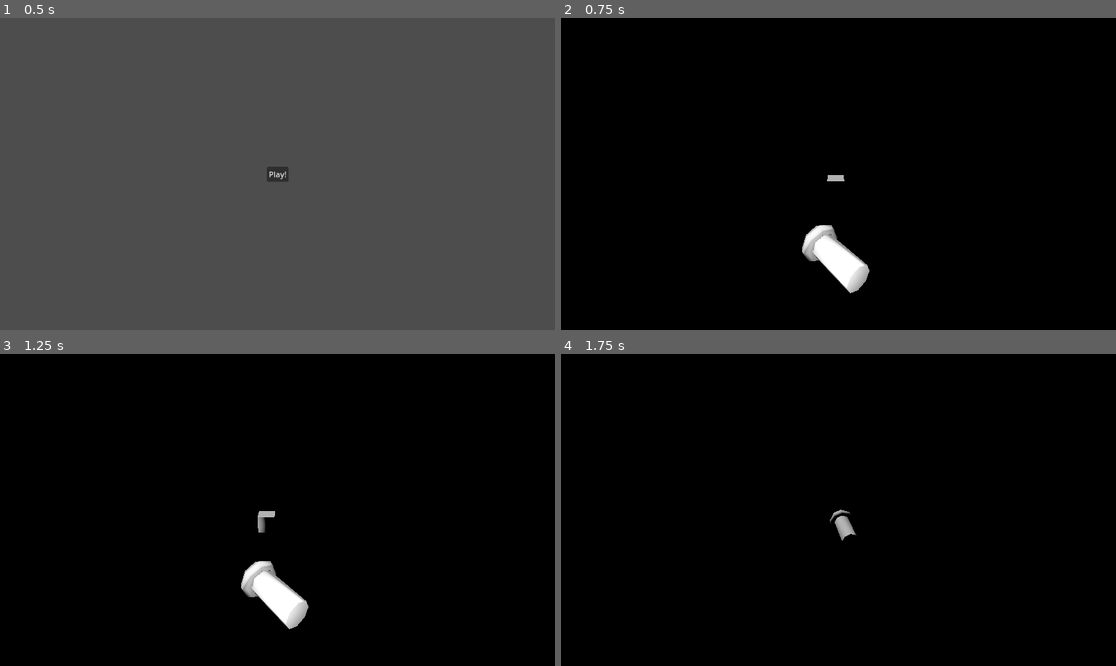
Above: before the commit, frames 1-4 (two rows, left to right).
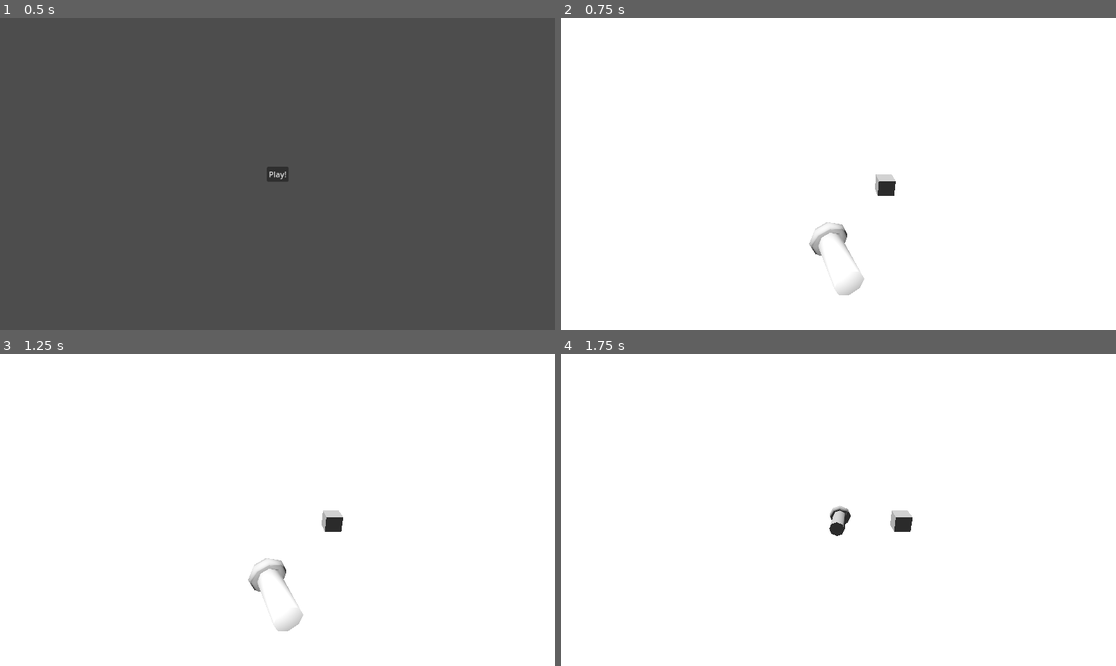
Above: after the commit, the same moments.

Repository: bsu-cs315/e3-hovell
Game: Godot game, scene res://title/title.tscn
Two runs of this game, one before a commit and one after it. Both use one fixed random seed, a clock stepped at 60 frames per second and the inputs below.
Inputs:
- Up to frame 1 (0.5 s): no input
- Up to frame 2 (0.75 s): click "Play!" at 0.5 s
- Up to frame 3 (1.25 s): no input
- Up to frame 4 (1.75 s): hold D (move_right) from 1.28 s (still down); tap Space (throw) at 1.35 s

Frame 1 is identical in both runs. In frame 2, 99% of the frame differs, in the area x 0-100%, y 0-100%; in frame 3, 99%; in frame 4, 100%.

Commit message:
Add ghost respawning after being hit

Diff:
--- a/project/flashlight/flashlight.tscn
+++ b/project/flashlight/flashlight.tscn
@@ -23,5 +23,4 @@
 transform = Transform3D(1, 0, 0, 0, 1, 0, 0, 0, 1, -1.17334e-08, 0, -1.19843)
 light_energy = 50.0
 light_size = 1.0
-spot_attenuation = 0.5
 spot_angle = 40.0
--- a/project/ghost/ghost.gd
+++ b/project/ghost/ghost.gd
@@ -1,10 +1,22 @@
 class_name Ghost
 extends RigidBody3D
 
-var moving_left : bool = true
+signal ghost_hit
+
+var moving_left : bool
+
+func _ready() -> void:
+	var starting_dir = randi_range(0, 1)
+	if starting_dir == 0:
+		moving_left = false
+	else:
+		moving_left = true
+
 
 func _on_body_entered(_body: Node) -> void:
-		$".".queue_free()
+	ghost_hit.emit()
+	$".".queue_free()
+
 
 func _physics_process(delta: float) -> void:
 	if position.z < 5 and not moving_left:
--- a/project/hand/hand.gd
+++ b/project/hand/hand.gd
@@ -35,7 +35,7 @@
 	_flashlight_object = load("res://flashlight/flashlight.tscn").instantiate()
 	get_parent().add_child(_flashlight_object)
 	_flashlight_object.global_position = global_position
-	_flashlight_object.rotation.y = -70
+	_flashlight_object.global_rotation_degrees.y = -70
 
 
 func _throw_flashlight() -> void:
--- /dev/null
+++ b/project/level/level.gd
@@ -0,0 +1,21 @@
+class_name Level
+extends Node3D
+
+@onready var _ghost_object : Ghost
+
+func _ready() -> void:
+	spawn_ghost()
+
+
+func spawn_ghost() -> void:
+	print ("spawn new ghost!")
+	_ghost_object = load("res://ghost/ghost.tscn").instantiate()
+	get_parent().add_child(_ghost_object)
+	var position_z = randf_range(-5, 5)
+	_ghost_object.global_position = Vector3(6, 0, position_z)
+	_ghost_object.connect("ghost_hit", _on_ghost_entered)
+
+
+func _on_ghost_entered() -> void:
+
+	spawn_ghost()
--- a/project/level/level.tscn
+++ b/project/level/level.tscn
@@ -1,6 +1,6 @@
 [gd_scene load_steps=6 format=3 uid="uid://dc3bvr2o0hynu"]
 
-[ext_resource type="PackedScene" uid="uid://bbyqxrr3ss2vf" path="res://ghost/ghost.tscn" id="1_5khvy"]
+[ext_resource type="Script" path="res://level/level.gd" id="1_qhi5n"]
 [ext_resource type="PackedScene" uid="uid://c354qphmg5403" path="res://hand/hand.tscn" id="2_v455f"]
 
 [sub_resource type="ProceduralSkyMaterial" id="ProceduralSkyMaterial_xwvdu"]
@@ -11,19 +11,18 @@
 sky_material = SubResource("ProceduralSkyMaterial_xwvdu")
 
 [sub_resource type="Environment" id="Environment_kyqa6"]
-background_mode = 1
 sky = SubResource("Sky_kmdl4")
 tonemap_mode = 2
 glow_enabled = true
 
 [node name="Level" type="Node3D"]
+script = ExtResource("1_qhi5n")
 
 [node name="WorldSun" type="DirectionalLight3D" parent="."]
 transform = Transform3D(-0.866023, -0.433016, 0.250001, 0, 0.499998, 0.866027, -0.500003, 0.749999, -0.43301, 0, 0, 0)
 light_indirect_energy = 10.0
 light_volumetric_fog_energy = 10.0
 shadow_enabled = true
-sky_mode = 1
 
 [node name="SpotLight3D" type="SpotLight3D" parent="."]
 transform = Transform3D(-4.37114e-08, 0.348572, -0.937282, 0, 0.937282, 0.348572, 1, 1.52366e-08, -4.09699e-08, -2.967, 1.43, 0)
@@ -34,9 +33,6 @@
 [node name="WorldEnvironment" type="WorldEnvironment" parent="."]
 environment = SubResource("Environment_kyqa6")
 
-[node name="Ghost" parent="." instance=ExtResource("1_5khvy")]
-transform = Transform3D(1, 0, 0, 0, 1, 0, 0, 0, 1, 5.92732, 0, 0)
-
 [node name="Hand" parent="." instance=ExtResource("2_v455f")]
 
 [node name="MainCamera" type="Camera3D" parent="."]
